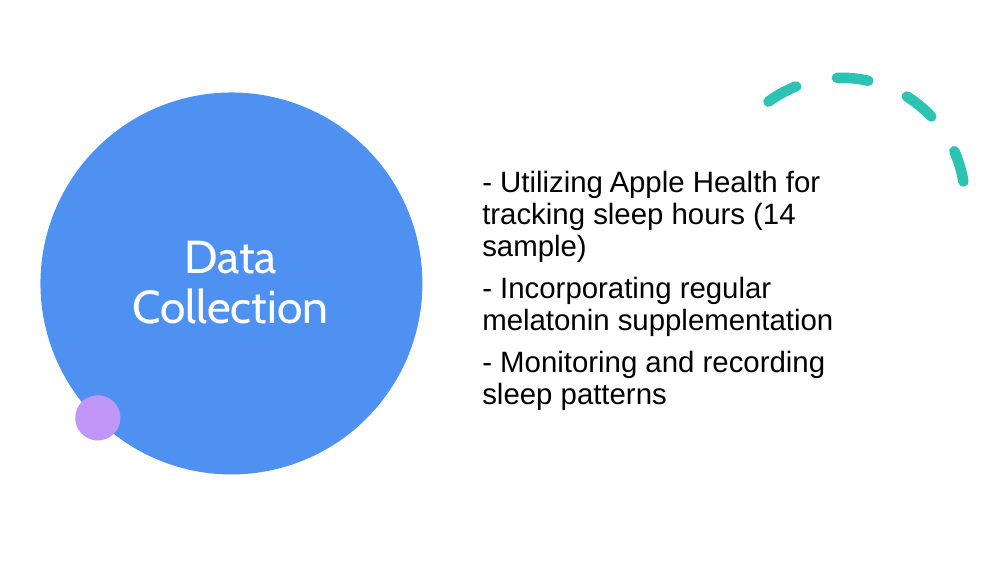
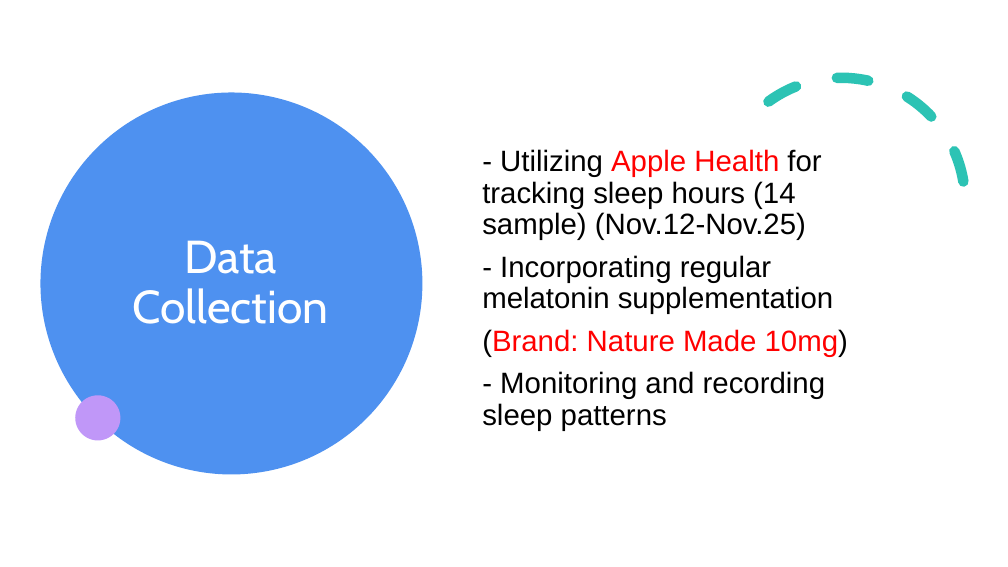
Before and after one commit to jiamingz999/dataproject2023, a slide deck: slide 3 of sleephours.pptx. Drawn at 1008x567 pixels with LibreOffice and Linux fonts; fonts in the diff are those of the drawing. Boxes give left, top, right and bottom in pixels: in the first picture for what was removed or moved away, otherwise in the second. Text is boxed around its words. In the diff, an @@ line names an element or a change of style, - is before the commit and + after.

```diff
--- a/sleephours.pptx
+++ b/sleephours.pptx
@@ text at (x1=482, y1=149, x2=821, y2=240): text changed @@
-- Utilizing Apple Health for tracking sleep hours (14 sample)
+- Utilizing Apple Health for tracking sleep hours (14 sample) (Nov.12-Nov.25)
@@ text at (x1=482, y1=329, x2=848, y2=357): paragraph added @@
+(Brand: Nature Made 10mg)
```
Also in this commit, not shown: 4 other slides changed, 1 slide added.
